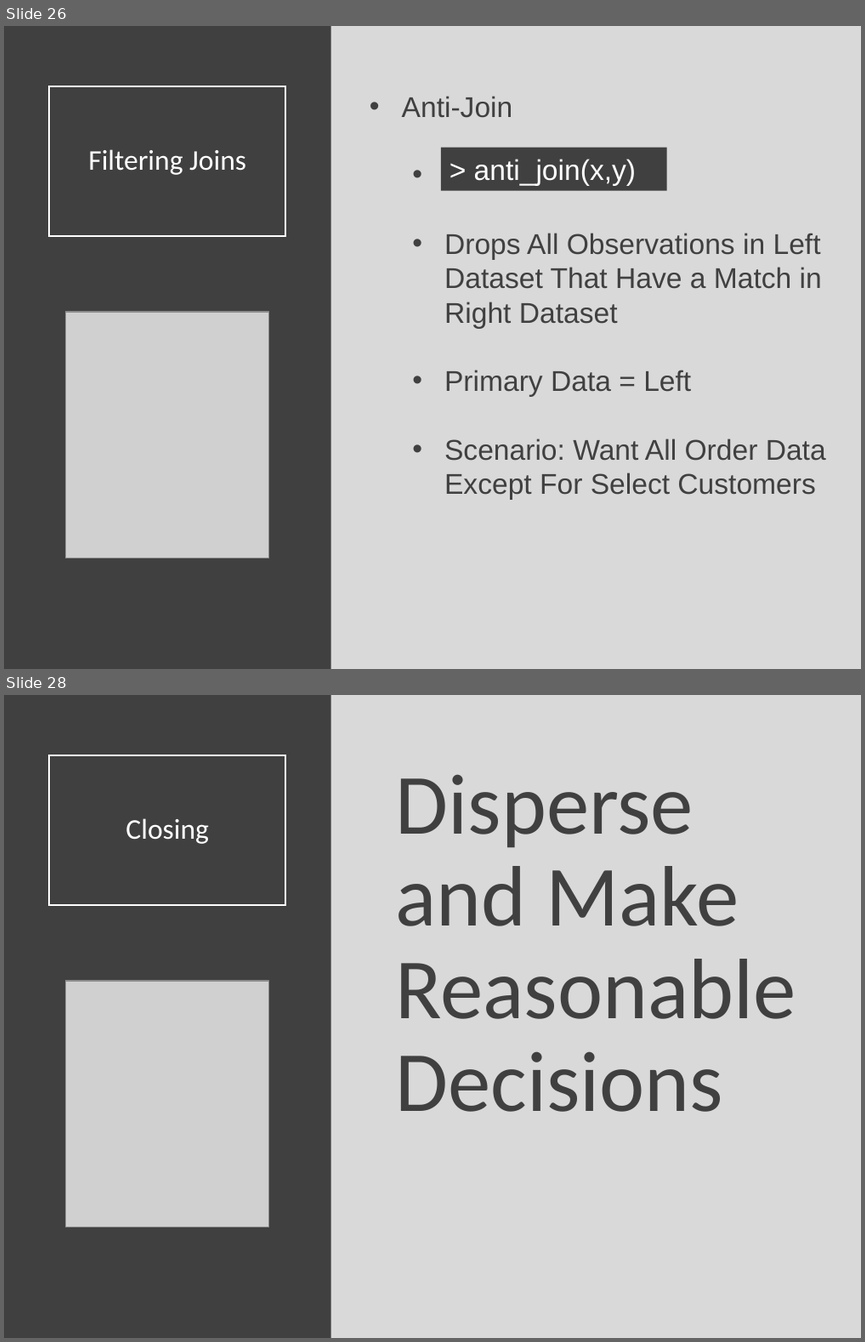
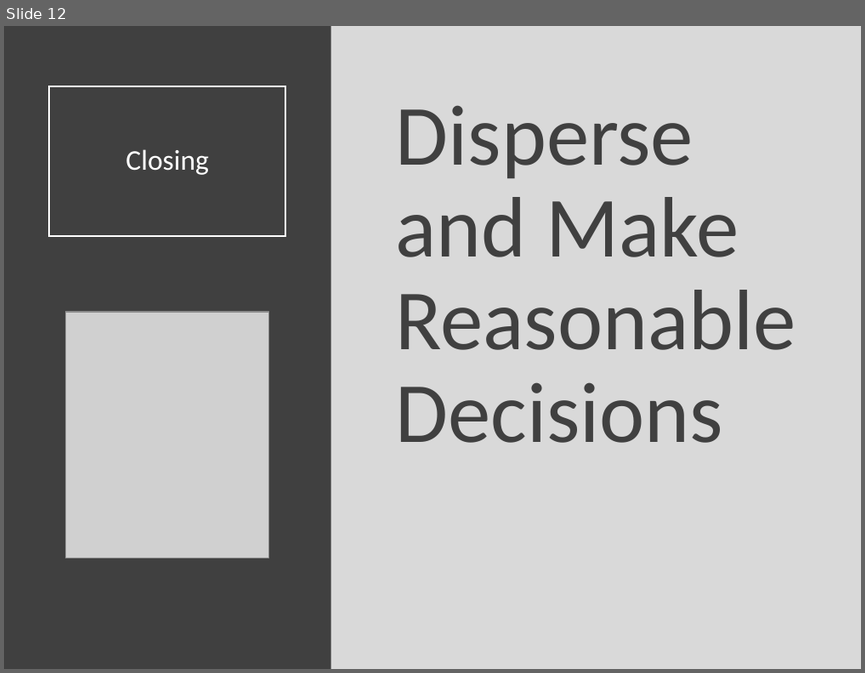
Before and after one commit to Yixf-Self/STOR320_WEBSITE, a slide deck: Lecture/Lecture 15/Lecture 15.pptx. Shown one above the other, each under a label of ours: slides 26 and 28 before the commit, slide 12 after it; the slides between them are not shown. The pictures are 865x1342 and 865x673 pixels, drawn with LibreOffice and Linux fonts; fonts in the diff are those of the drawing; grey boxes stand for pictures. Boxes give left, top, right and bottom in pixels: in the first picture for what was removed or moved away, otherwise in the second. Text is boxed around its words. In the diff, an @@ line names an element or a change of style, - is before the commit and + after.

```diff
--- a/Lecture/Lecture 15/Lecture 15.pptx
+++ b/Lecture/Lecture 15/Lecture 15.pptx
@@ slide 26 removed at (4,26,861,669), background #D9D9D9 @@
@@ rectangle removed at (4,26,331,669) @@
@@ title removed at (49,86,286,236) @@
-Filtering Joins
@@ text removed at (402,96,826,499) @@
-• Anti-Join
-  • Drops All Observations in Left Dataset That Have a Match in Right Dataset
-  • Primary Data = Left
-  • Scenario: Want All Order Data Except For Select Customers
@@ rectangle removed at (441,148,667,191) @@
-> anti_join(x,y)
@@ picture removed at (66,312,268,557) @@
@@ what was slide 28 is now slide 12 @@
```
Also in this commit, not shown: 11 slides added, 26 other slides removed, 4 other files.
